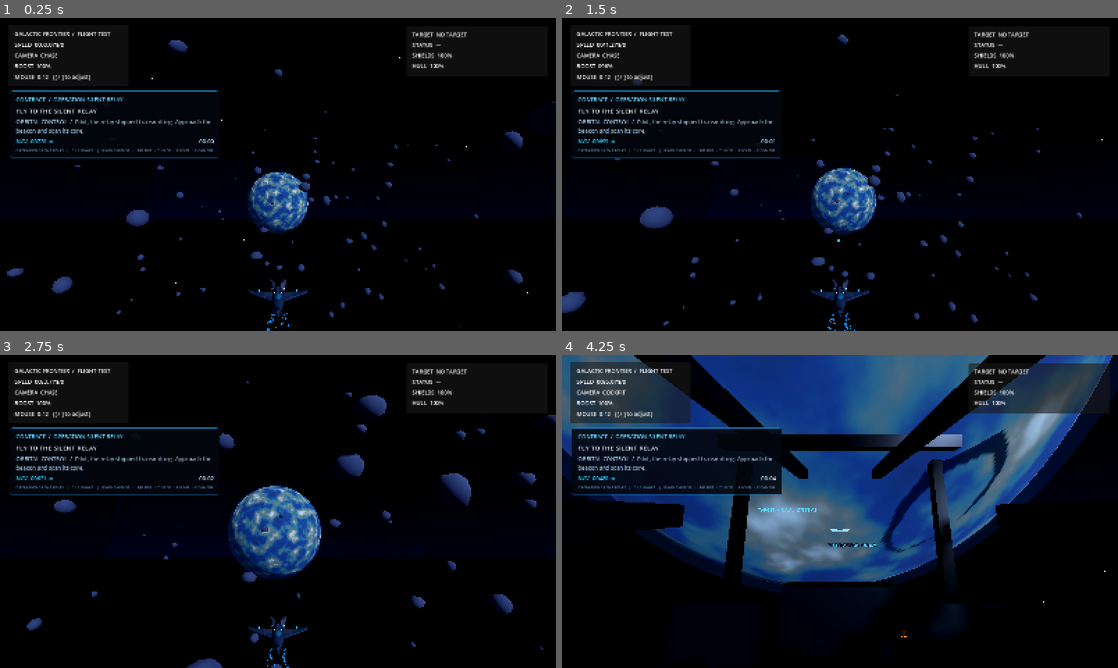
Above: before the commit, frames 1-4 (two rows, left to right).
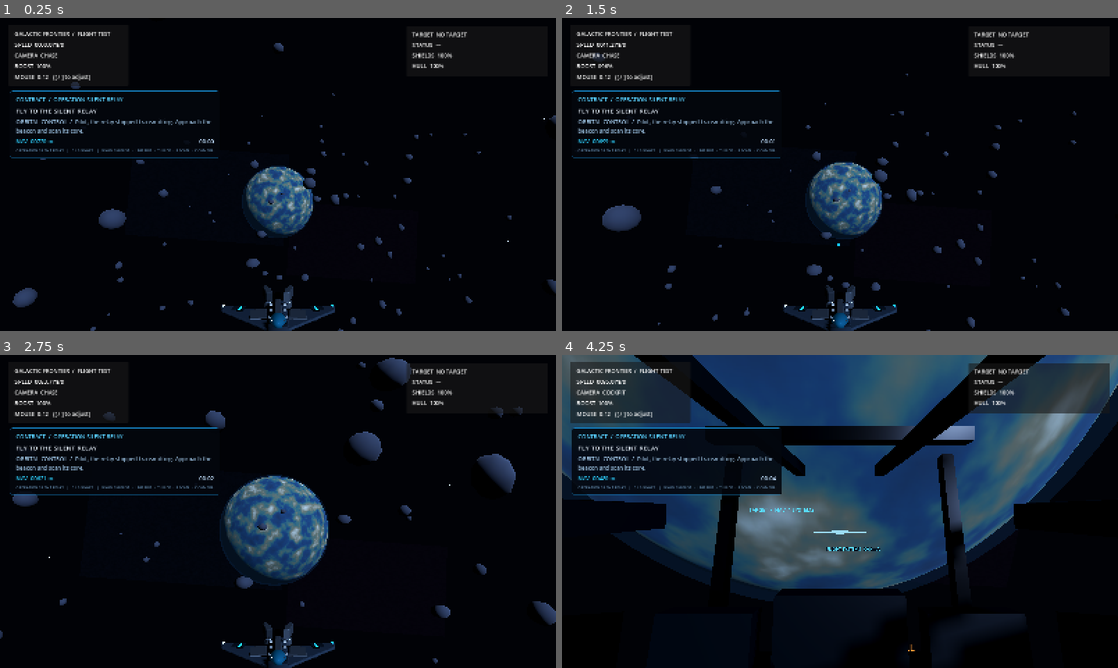
Above: after the commit, the same moments.

Repository: valdissor1990-ui/GALACTIC-FRONTIER
Game: Godot game, scene res://scenes/bootstrap/main.tscn
Two runs of this game, one before a commit and one after it. Both use one fixed random seed, a clock stepped at 60 frames per second and the inputs below.
Inputs (mouse positions are in pixels of both pictures, inside the frame that each line leads up to):
- Up to frame 1 (0.25 s): no input
- Up to frame 2 (1.5 s): tap Enter at 0.5 s; move the mouse to (867, 174) at 0.52 s; hold Shift (boost) 0.53-1.28 s; hold W (move_forward) from 0.53 s (still down); move the mouse to (812, 174) at 1.27 s; click (812, 174) at 1.35 s
- Up to frame 3 (2.75 s): keep holding W (move_forward); move the mouse to (289, 505) at 2.02 s; hold Y (target_clear) from 2.03 s (still down)
- Up to frame 4 (4.25 s): keep holding W (move_forward); move the mouse to (834, 517) at 2.77 s; release Y (target_clear) at 2.78 s; tap T (target_lock) at 2.85 s; move the mouse to (878, 514) at 3.52 s; hold C (toggle_camera) from 3.53 s (still down)

The runs differ from the first frame. In frame 1, 5.7% of the frame differs, in the area x 1-100%, y 7-100%; in frame 2, 6.2%; in frame 3, 9.9%; in frame 4, 38%, in the area x 0-100%, y 0-98%.

Commit message:
Fix flight scene lighting and camera framing

Diff:
--- a/scenes/flight/visual_flight.tscn
+++ b/scenes/flight/visual_flight.tscn
@@ -10,9 +10,6 @@
 [node name="VisualFlight" instance=ExtResource("1")]
 
 [node name="SpaceEnvironment" parent="." instance=ExtResource("3")]
-
-[node name="WorldEnvironment" parent="." index="0"]
-environment = null
 
 [node name="KeyLight" parent="." index="1"]
 visible = false
@@ -36,7 +33,16 @@
 visible = false
 
 [node name="PlayerFighterModel" parent="PlayerShip/Visual" instance=ExtResource("2")]
-scale = Vector3(0.22, 0.22, 0.22)
+scale = Vector3(0.30, 0.30, 0.30)
+
+[node name="ChaseCamera" parent="PlayerShip/CameraRig"]
+position = Vector3(0, 2.35, 6.6)
+rotation_degrees = Vector3(11, 0, 0)
+fov = 66.0
+
+[node name="CockpitCamera" parent="PlayerShip/CameraRig"]
+position = Vector3(0, 0.38, -0.65)
+fov = 82.0
 
 [node name="CombatEncounterController" parent="." index="6"]
 enemy_scene = ExtResource("4")
